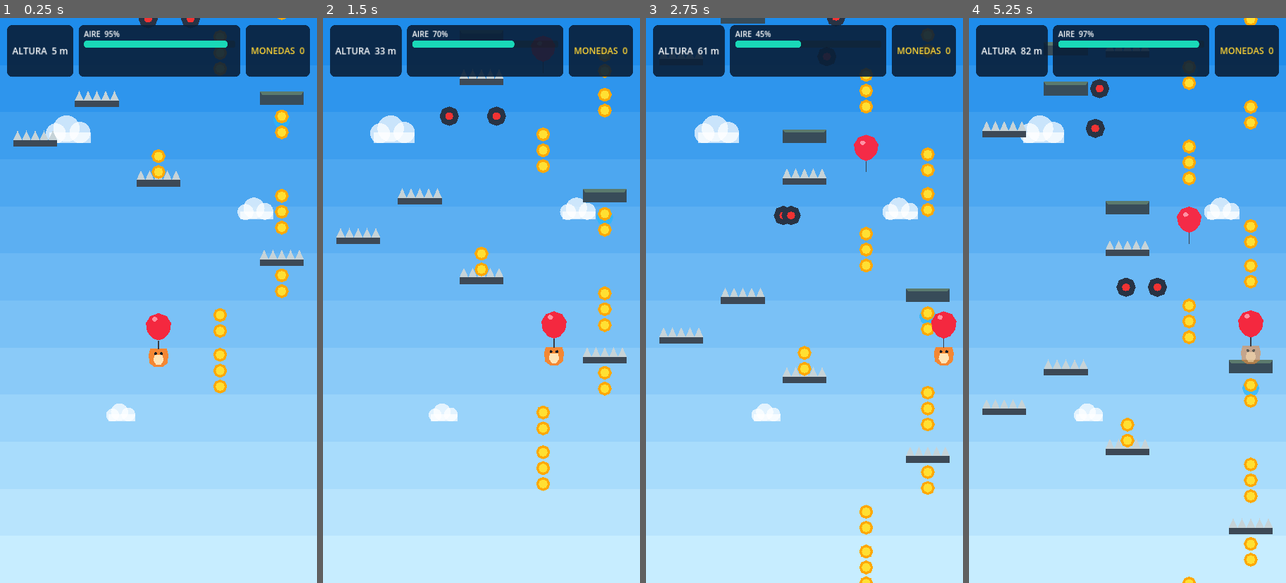
Above: before the commit, frames 1-4 (left to right).
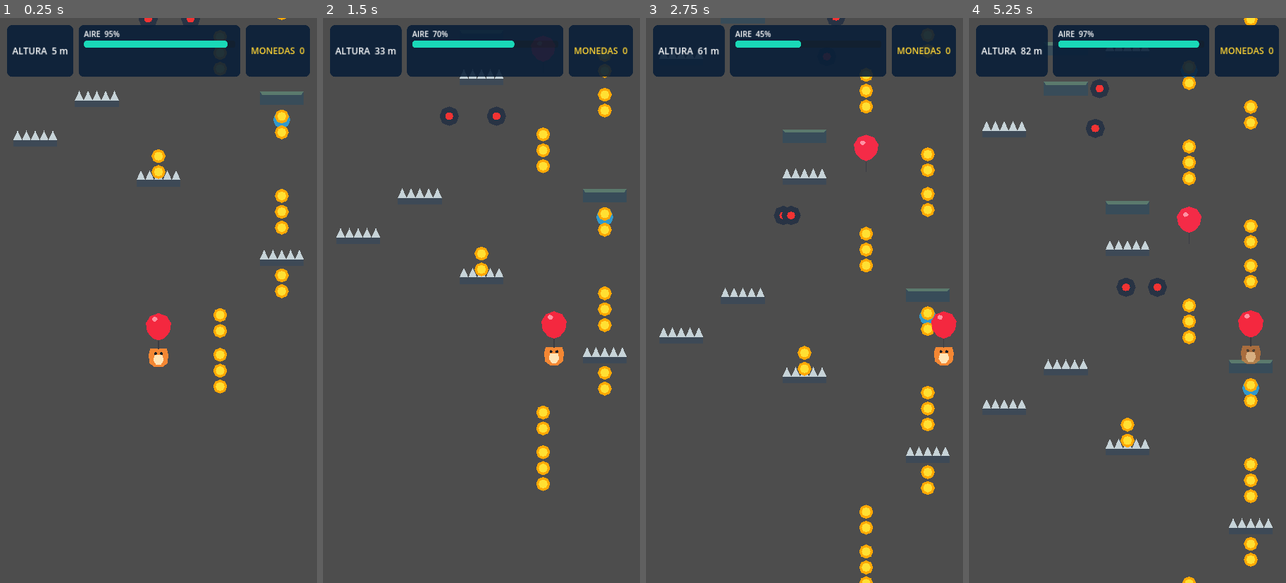
Above: after the commit, the same moments.

Repository: Mauroz10/floppy
Game: Godot game, scene res://scenes/main/main.tscn
Same seed, same stepped clock (60 frames per second), same inputs: the game is played once before the commit and once after it.
Inputs (mouse positions are in pixels of both pictures, inside the frame that each line leads up to):
- Up to frame 1 (0.25 s): no input
- Up to frame 2 (1.5 s): move the mouse to (551, 272) at 0.52 s; hold D 0.53-1.25 s; click (551, 272) at 0.67 s; drag from (418, 328) to (541, 430) at 1.27 s
- Up to frame 3 (2.75 s): move the mouse to (836, 176) at 2.02 s; hold D from 2.03 s (still down); click (836, 176) at 2.17 s
- Up to frame 4 (5.25 s): release D at 2.75 s; drag from (1111, 413) to (1187, 566) at 2.77 s; move the mouse to (1222, 385) at 3.52 s; hold A 3.53-4.25 s; click (1222, 385) at 3.67 s; drag from (1032, 215) to (1251, 509) at 4.27 s; click "VER VIDEO Y REVIVIR" at 5 s

The runs differ from the first frame. In frame 1, 89% of the frame differs, in the area x 0-100%, y 0-100%; in frame 2, 88%; in frame 3, 87%; in frame 4, 86%.
Error after the commit: Parse Error: Cannot infer the type of "position" variable because the value doesn't have a set type. (res://scripts/world/world_backdrop.gd:123)

Commit message:
Refactor WorldBackdrop for altitude-based rendering

Diff:
--- a/scripts/world/world_backdrop.gd
+++ b/scripts/world/world_backdrop.gd
@@ -1,33 +1,339 @@
 extends Control
 class_name WorldBackdrop
 
+
 var _time: float = 0.0
+var _altitude_m: float = 0.0
+
 
 func _ready() -> void:
+	mouse_filter = Control.MOUSE_FILTER_IGNORE
+
+	if not GameManager.altitude_changed.is_connected(
+		_on_altitude_changed
+	):
+		GameManager.altitude_changed.connect(
+			_on_altitude_changed
+		)
+
 	set_process(true)
 	queue_redraw()
+
 
 func _process(delta: float) -> void:
 	_time += delta
 	queue_redraw()
 
+
+func _on_altitude_changed(value: float) -> void:
+	_altitude_m = value
+
+
 func _draw() -> void:
 	var size := get_viewport_rect().size
+
 	if size.x <= 0.0 or size.y <= 0.0:
 		return
-	var bands := 12
+
+	_draw_sky(size)
+	_draw_far_clouds(size)
+	_draw_distant_islands(size)
+	_draw_near_clouds(size)
+
+
+func _draw_sky(size: Vector2) -> void:
+	var zone_progress := clampf(
+		_altitude_m / 300.0,
+		0.0,
+		1.0
+	)
+
+	var sky_top := Color("178ee0").lerp(
+		Color("55b9ee"),
+		zone_progress
+	)
+
+	var sky_bottom := Color("c8efff").lerp(
+		Color("edfaff"),
+		zone_progress
+	)
+
+	var bands := 14
+
 	for i in range(bands):
 		var t := float(i) / float(bands - 1)
-		var color := Color(0.12, 0.55, 0.92).lerp(Color(0.78, 0.93, 1.0), t)
-		var y := size.y * float(i) / float(bands)
-		draw_rect(Rect2(0.0, y, size.x, size.y / float(bands) + 2.0), color)
-	_draw_cloud(size * Vector2(0.22, 0.2) + Vector2(sin(_time * 0.12) * 28.0, 0.0), 1.0)
-	_draw_cloud(size * Vector2(0.78, 0.34) + Vector2(sin(_time * 0.08 + 2.0) * 36.0, 0.0), 0.8)
-	_draw_cloud(size * Vector2(0.4, 0.7) + Vector2(sin(_time * 0.1 + 4.0) * 22.0, 0.0), 0.65)
-
-func _draw_cloud(center: Vector2, scale_value: float) -> void:
-	var c := Color(1.0, 1.0, 1.0, 0.72)
-	draw_circle(center + Vector2(-48, 8) * scale_value, 34.0 * scale_value, c)
-	draw_circle(center + Vector2(-12, -8) * scale_value, 45.0 * scale_value, c)
-	draw_circle(center + Vector2(34, 5) * scale_value, 36.0 * scale_value, c)
-	draw_rect(Rect2(center + Vector2(-70, 5) * scale_value, Vector2(140, 35) * scale_value), c)
+
+		var color := sky_top.lerp(
+			sky_bottom,
+			t
+		)
+
+		var y := (
+			size.y
+			* float(i)
+			/ float(bands)
+		)
+
+		draw_rect(
+			Rect2(
+				0.0,
+				y,
+				size.x,
+				size.y / float(bands) + 3.0
+			),
+			color
+		)
+
+
+func _draw_far_clouds(size: Vector2) -> void:
+	var movement := _altitude_m * 3.0
+
+	var positions := [
+		Vector2(
+			size.x * 0.18,
+			_wrap_y(
+				size.y * 0.16 + movement,
+				size.y,
+				180.0
+			)
+		),
+		Vector2(
+			size.x * 0.76,
+			_wrap_y(
+				size.y * 0.43 + movement,
+				size.y,
+				180.0
+			)
+		),
+		Vector2(
+			size.x * 0.38,
+			_wrap_y(
+				size.y * 0.78 + movement,
+				size.y,
+				180.0
+			)
+		),
+	]
+
+	for i in range(positions.size()):
+		var drift := sin(
+			_time * 0.10 + float(i)
+		) * 18.0
+
+		var position := positions[i]
+		position.x += drift
+
+		_draw_cloud(
+			position,
+			0.65,
+			Color(
+				1.0,
+				1.0,
+				1.0,
+				0.42
+			)
+		)
+
+
+func _draw_near_clouds(size: Vector2) -> void:
+	var movement := _altitude_m * 7.0
+
+	var positions := [
+		Vector2(
+			size.x * 0.12,
+			_wrap_y(
+				size.y * 0.30 + movement,
+				size.y,
+				220.0
+			)
+		),
+		Vector2(
+			size.x * 0.82,
+			_wrap_y(
+				size.y * 0.62 + movement,
+				size.y,
+				220.0
+			)
+		),
+		Vector2(
+			size.x * 0.48,
+			_wrap_y(
+				size.y * 0.95 + movement,
+				size.y,
+				220.0
+			)
+		),
+	]
+
+	for i in range(positions.size()):
+		var drift := sin(
+			_time * 0.16
+			+ float(i) * 1.7
+		) * 26.0
+
+		var position := positions[i]
+		position.x += drift
+
+		_draw_cloud(
+			position,
+			1.0,
+			Color(
+				1.0,
+				1.0,
+				1.0,
+				0.72
+			)
+		)
+
+
+func _draw_distant_islands(size: Vector2) -> void:
+	var movement := _altitude_m * 5.0
+
+	var island_y := _wrap_y(
+		size.y * 0.72 + movement,
+		size.y,
+		280.0
+	)
+
+	var center := Vector2(
+		size.x * 0.72,
+		island_y
+	)
+
+	_draw_island(
+		center,
+		0.8
+	)
+
+
+func _draw_cloud(
+	center: Vector2,
+	scale_value: float,
+	color: Color
+) -> void:
+	draw_circle(
+		center + Vector2(-48, 8) * scale_value,
+		34.0 * scale_value,
+		color
+	)
+
+	draw_circle(
+		center + Vector2(-12, -8) * scale_value,
+		45.0 * scale_value,
+		color
+	)
+
+	draw_circle(
+		center + Vector2(34, 5) * scale_value,
+		36.0 * scale_value,
+		color
+	)
+
+	draw_rect(
+		Rect2(
+			center
+			+ Vector2(-70, 5)
+			* scale_value,
+			Vector2(140, 35)
+			* scale_value
+		),
+		color
+	)
+
+
+func _draw_island(
+	center: Vector2,
+	scale_value: float
+) -> void:
+	var grass := Color(
+		0.25,
+		0.65,
+		0.32,
+		0.36
+	)
+
+	var rock := Color(
+		0.28,
+		0.36,
+		0.42,
+		0.30
+	)
+
+	draw_ellipse(
+		center,
+		Vector2(
+			110,
+			32
+		) * scale_value,
+		grass
+	)
+
+	var points := PackedVector2Array([
+		center
+		+ Vector2(-90, 10)
+		* scale_value,
+
+		center
+		+ Vector2(90, 10)
+		* scale_value,
+
+		center
+		+ Vector2(35, 110)
+		* scale_value,
+
+		center
+		+ Vector2(-20, 145)
+		* scale_value,
+
+		center
+		+ Vector2(-55, 90)
+		* scale_value,
+	])
+
+	draw_colored_polygon(
+		points,
+		rock
+	)
+
+
+func draw_ellipse(
+	center: Vector2,
+	radius: Vector2,
+	color: Color
+) -> void:
+	var points := PackedVector2Array()
+	var segments := 32
+
+	for i in range(segments):
+		var angle := (
+			TAU
+			* float(i)
+			/ float(segments)
+		)
+
+		points.append(
+			center
+			+ Vector2(
+				cos(angle) * radius.x,
+				sin(angle) * radius.y
+			)
+		)
+
+	draw_colored_polygon(
+		points,
+		color
+	)
+
+
+func _wrap_y(
+	value: float,
+	screen_height: float,
+	margin: float
+) -> float:
+	return (
+		fposmod(
+			value + margin,
+			screen_height + margin * 2.0
+		)
+		- margin
+	)
